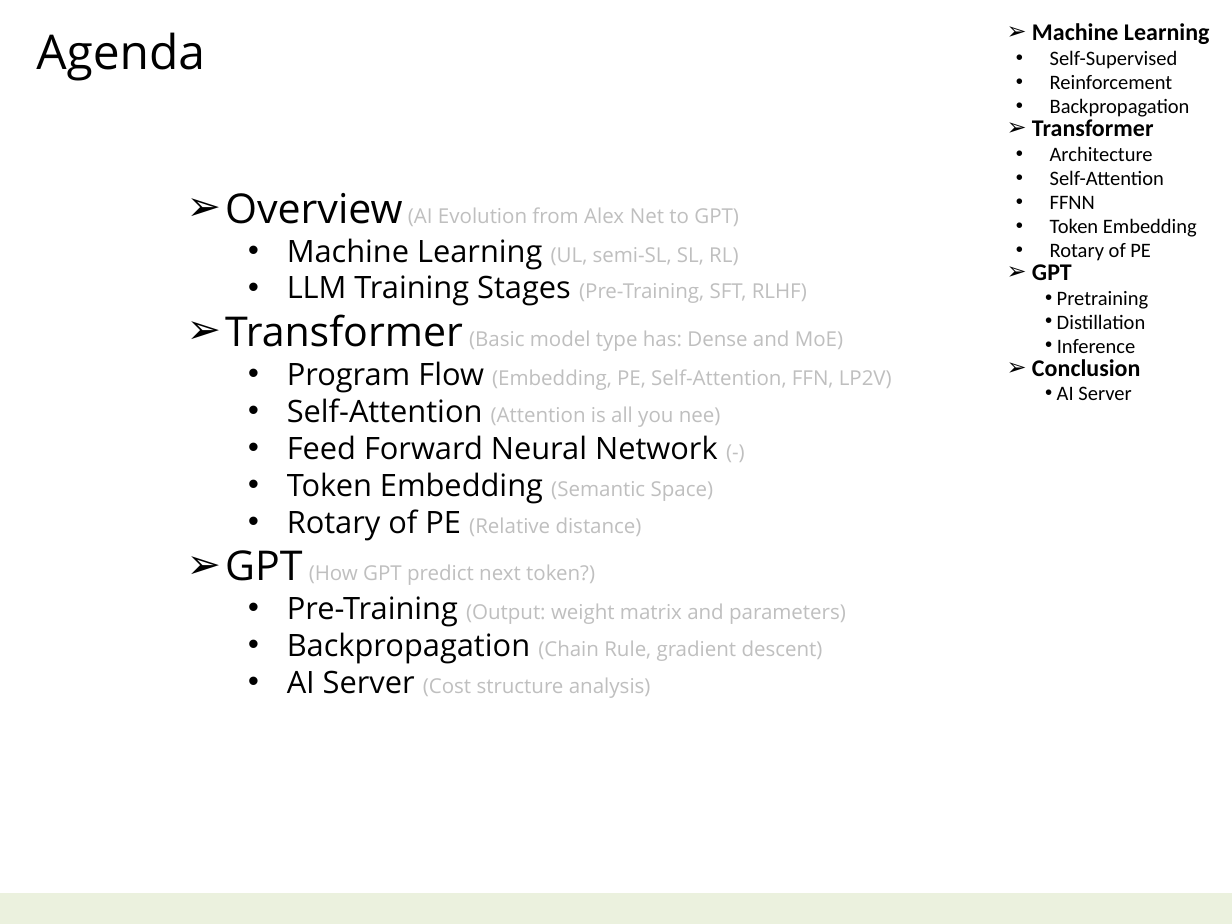
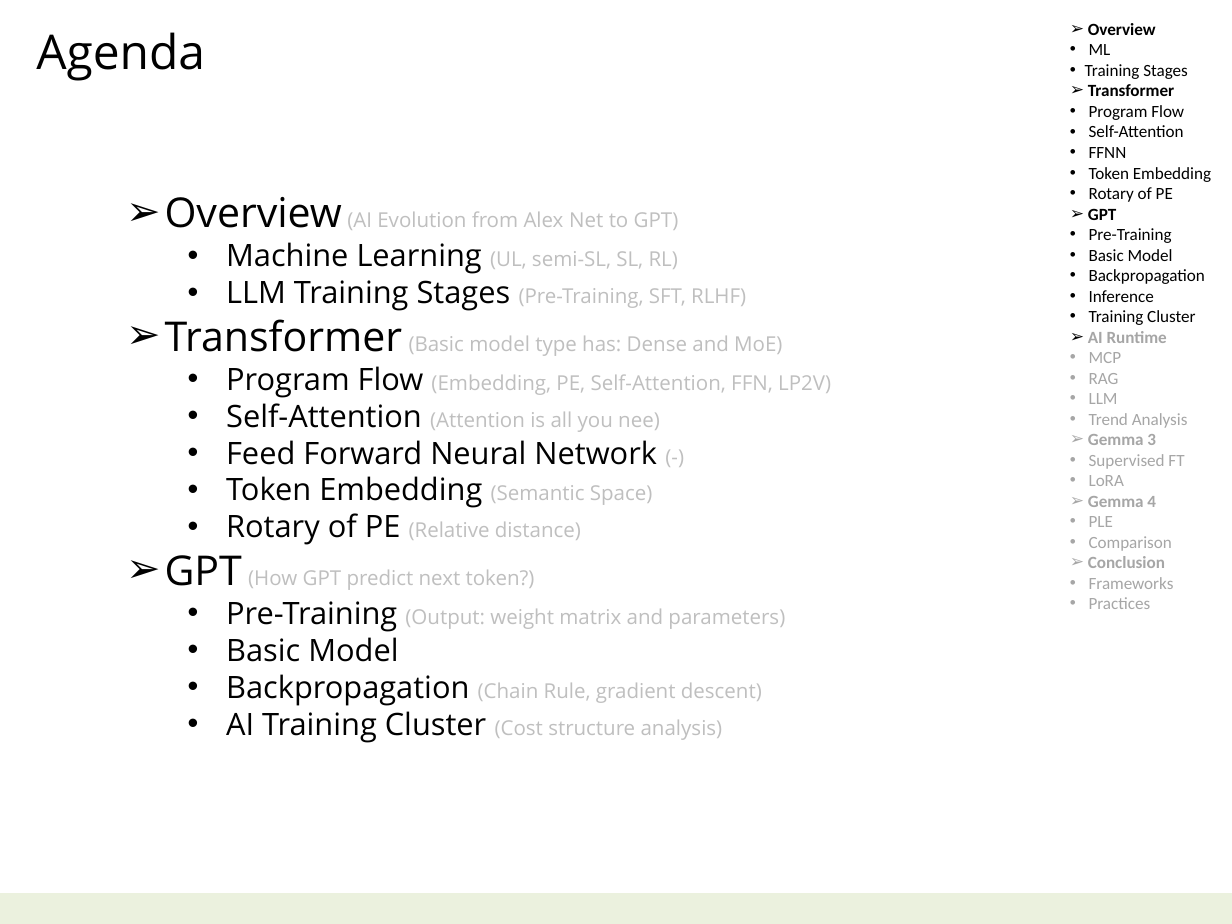
Before and after one commit to navibator/crazy-ai, a slide deck: slide 2 of ai.pptx. Drawn at 1232x924 pixels with LibreOffice and Linux fonts; fonts in the diff are those of the drawing. Boxes give left, top, right and bottom in pixels: in the first picture for what was removed or moved away, otherwise in the second. Text is boxed around its words. In the diff, an @@ line names an element or a change of style, - is before the commit and + after.

```diff
--- a/ai.pptx
+++ b/ai.pptx
@@ text "Overview" moved from (x1=1032, y1=23, x2=1210, y2=400) to (x1=1085, y1=23, x2=1211, y2=609) @@
@@ text at (x1=1085, y1=23, x2=1188, y2=79): text changed; size 12 to 10 pt @@
-➢ Machine Learning
-    • Self-Supervised
-    • Reinforcement
-    • Backpropagation
+➢ Overview
+      • ML
+    • Training Stages
@@ text at (x1=1088, y1=84, x2=1211, y2=568): size 14 to 10 pt in "Transformer", "GPT", "Conclusion"; size 12 to 10 pt in "Self-Attention", "FFNN", "Token Embedding", "Rotary of PE" and 1 more places; text colour #000000 to #A6A6A6 in "Conclusion"; line spacing 14pt to 12pt; indent changed @@
@@ text at (x1=1089, y1=105, x2=1184, y2=120): text changed; size 12 to 10 pt @@
-    • Architecture
+    • Program Flow
@@ text "Overview (AI Evolution from Alex ..." moved from (x1=225, y1=193, x2=892, y2=698) to (x1=165, y1=197, x2=831, y2=743) @@
@@ text at (x1=1089, y1=228, x2=1205, y2=284): text changed; size 12 to 10 pt @@
-    • Pretraining
-    • Distillation
+    • Pre-Training
+    • Basic Model
+    • Backpropagation
@@ text at (x1=1088, y1=310, x2=1195, y2=551): paragraphs added @@
+    • Training Cluster
+➢ AI Runtime
+    • MCP
+    • RAG
+    • LLM
+    • Trend Analysis
+➢ Gemma 3
+    • Supervised FT
+    • LoRA
+➢ Gemma 4
+    • PLE
+    • Comparison
@@ text at (x1=1089, y1=577, x2=1174, y2=609): text changed; size 12 to 10 pt; text colour #000000 to #A6A6A6 @@
-    • AI Server
+    • Frameworks
+    • Practices
@@ text at (x1=226, y1=637, x2=398, y2=662): paragraph added @@
+  • Basic Model
@@ text at (x1=226, y1=711, x2=723, y2=743): text changed @@
-  • AI Server (Cost structure analysis)
+  • AI Training Cluster (Cost structure analysis)
```
Also in this commit, not shown: 7 other slides changed, 2 slides added, 5 slides removed, 1 other file.
